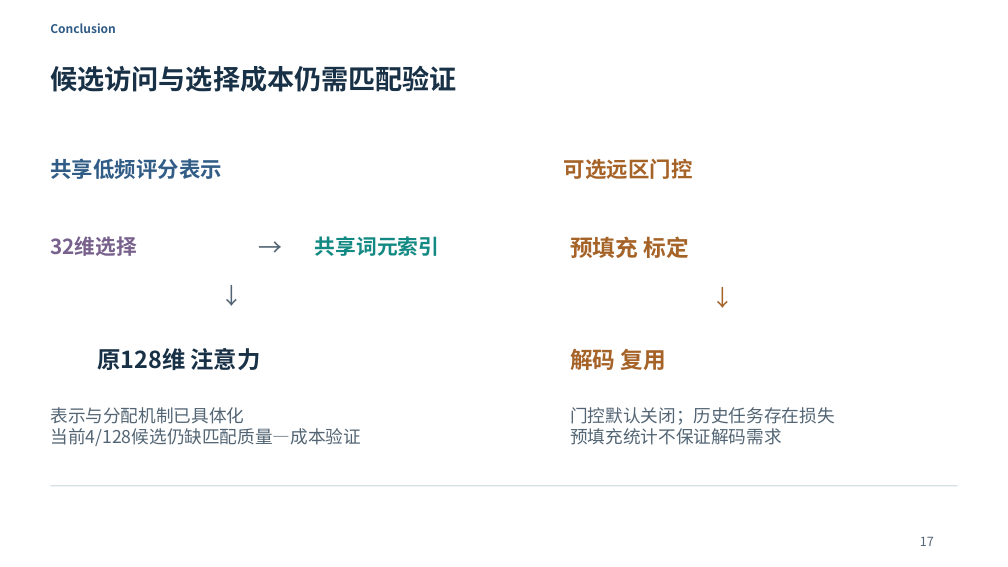
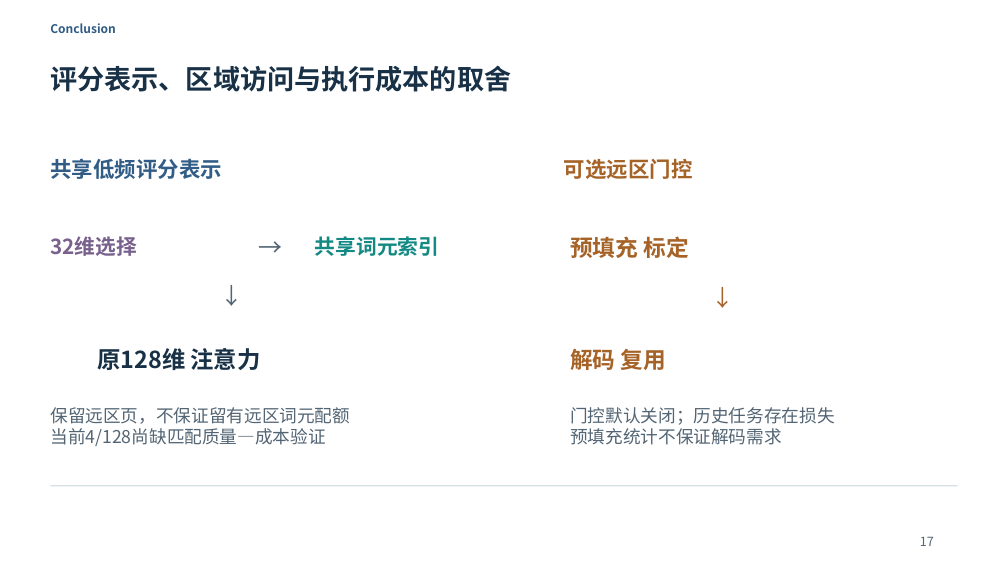
Before and after one commit to Chosen-David/two-level-attention, a slide deck: slide 17 of agent_doc/advice/dac_manuscript/presentation/TwoLevel_UserEdited_20261014.pptx. Drawn at 1008x567 pixels with LibreOffice and Linux fonts; fonts in the diff are those of the drawing. Boxes give left, top, right and bottom in pixels: in the first picture for what was removed or moved away, otherwise in the second. Text is boxed around its words. In the diff, an @@ line names an element or a change of style, - is before the commit and + after.

```diff
--- a/agent_doc/advice/dac_manuscript/presentation/TwoLevel_UserEdited_20261014.pptx
+++ b/agent_doc/advice/dac_manuscript/presentation/TwoLevel_UserEdited_20261014.pptx
@@ text at box(50, 65, 511, 92): text changed @@
-候选访问与选择成本仍需匹配验证
+评分表示、区域访问与执行成本的取舍
@@ text at box(50, 407, 350, 446): text changed @@
-表示与分配机制已具体化
-当前4/128候选仍缺匹配质量—成本验证
+保留远区页，不保证留有远区词元配额
+当前4/128尚缺匹配质量—成本验证
```
Also in this commit, not shown: 4 other slides changed, 17 other files.
